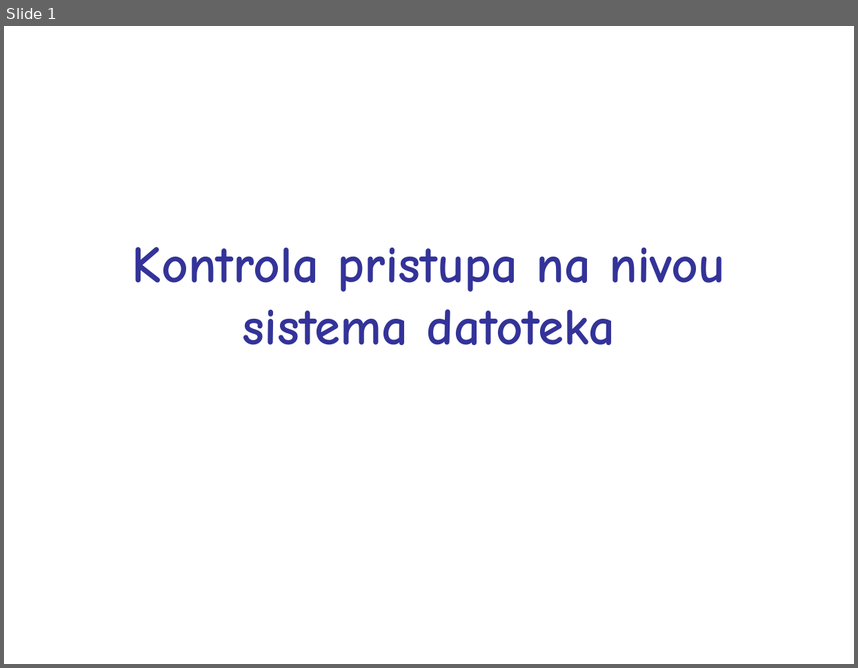
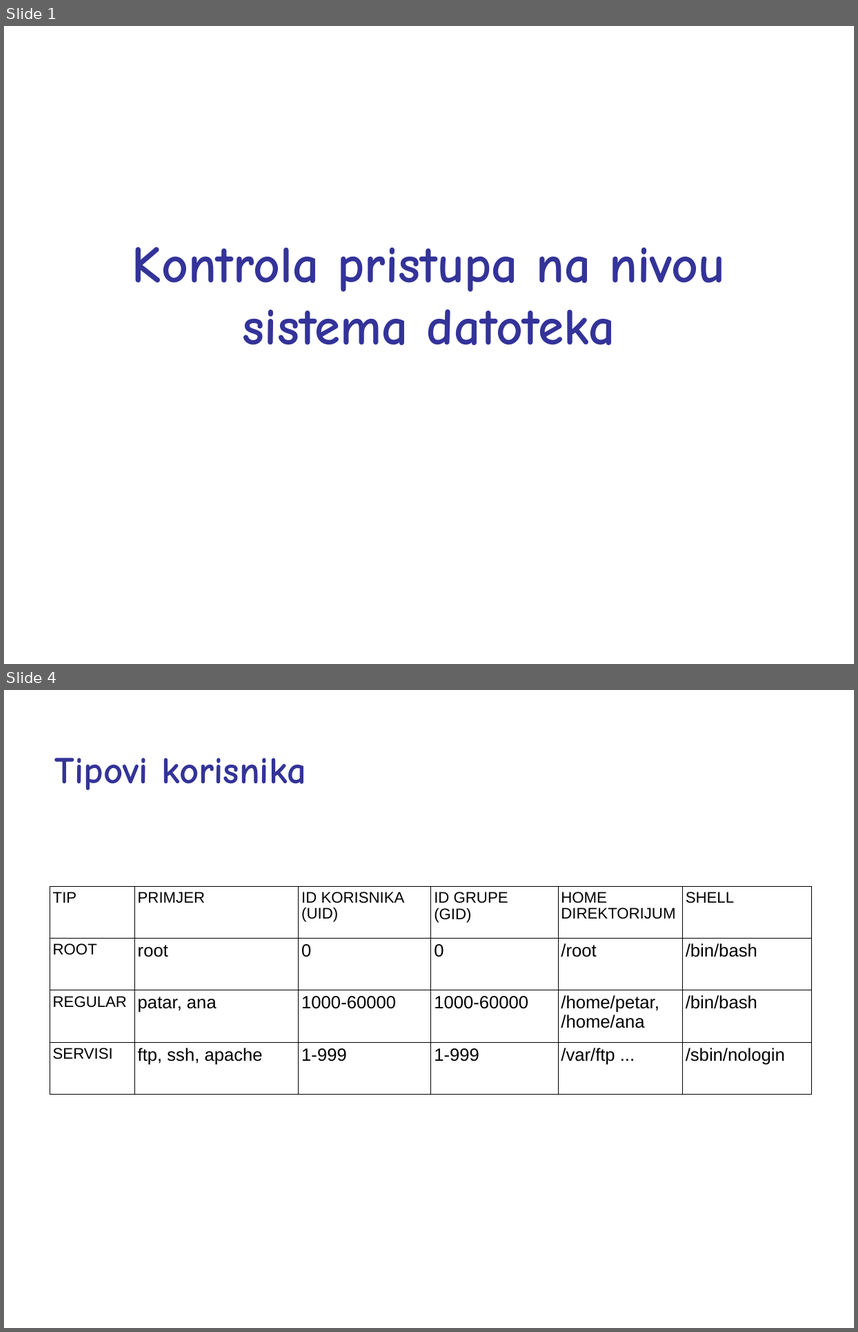
Before and after one commit to nnMan1/operativni_sistemi_2024, a slide deck: Materijali/shell/shell_prezentacije/4.ppt. Shown one above the other, each under a label of ours: slide 1 before the commit, slides 1 and 4 after it; the slides between them are not shown. The pictures are 858x668 and 858x1332 pixels, drawn with LibreOffice and Linux fonts; fonts in the diff are those of the drawing. Boxes give left, top, right and bottom in pixels: in the first picture for what was removed or moved away, otherwise in the second. Text is boxed around its words. In the diff, an @@ line names an element or a change of style, - is before the commit and + after.

```diff
--- a/Materijali/shell/shell_prezentacije/4.ppt
+++ b/Materijali/shell/shell_prezentacije/4.ppt
@@ slide 4 added at box(4, 690, 854, 1328), background #FFFFFF @@
@@ text added at box(55, 758, 306, 790), 32 pt, text #333399, bold @@
+Tipovi korisnika
@@ table added at box(49, 885, 811, 1094), 4 rows, 6 columns @@
+TIP | PRIMJER | ID KORISNIKA (UID) | ID GRUPE / (GID) | HOME DIREKTORIJUM | SHELL
+ROOT | root | 0 | 0 | /root | /bin/bash
+REGULAR | patar, ana | 1000-60000 | 1000-60000 | /home/petar, / /home/ana | /bin/bash
+SERVISI | ftp, ssh, apache | 1-999 | 1-999 | /var/ftp ... | /sbin/nologin
```
Also in this commit, not shown: 10 other slides added, 4 other files.
